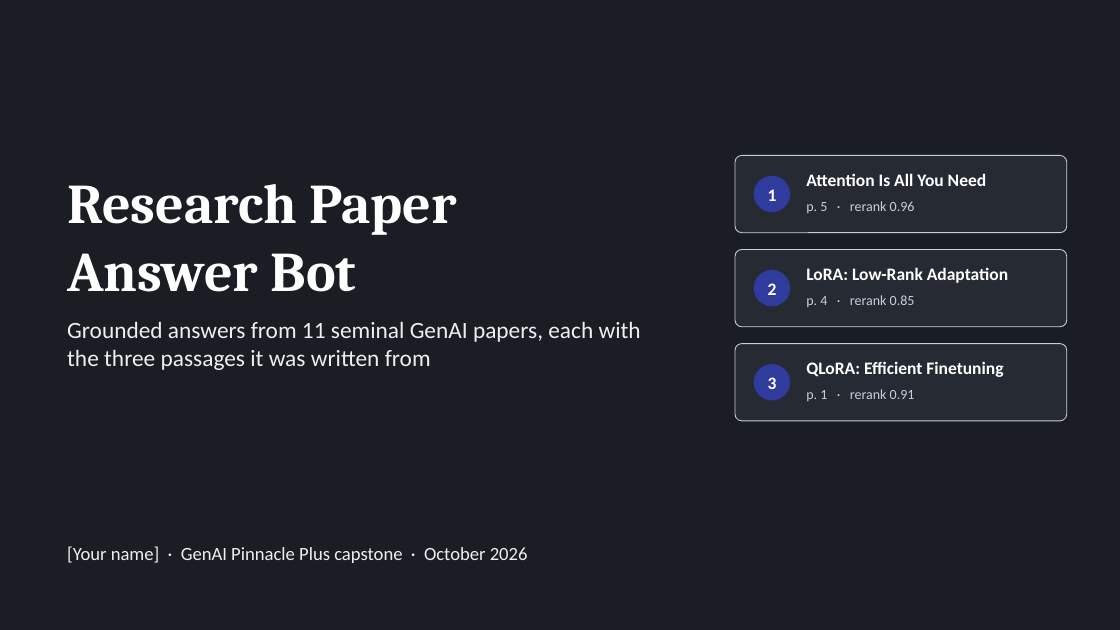
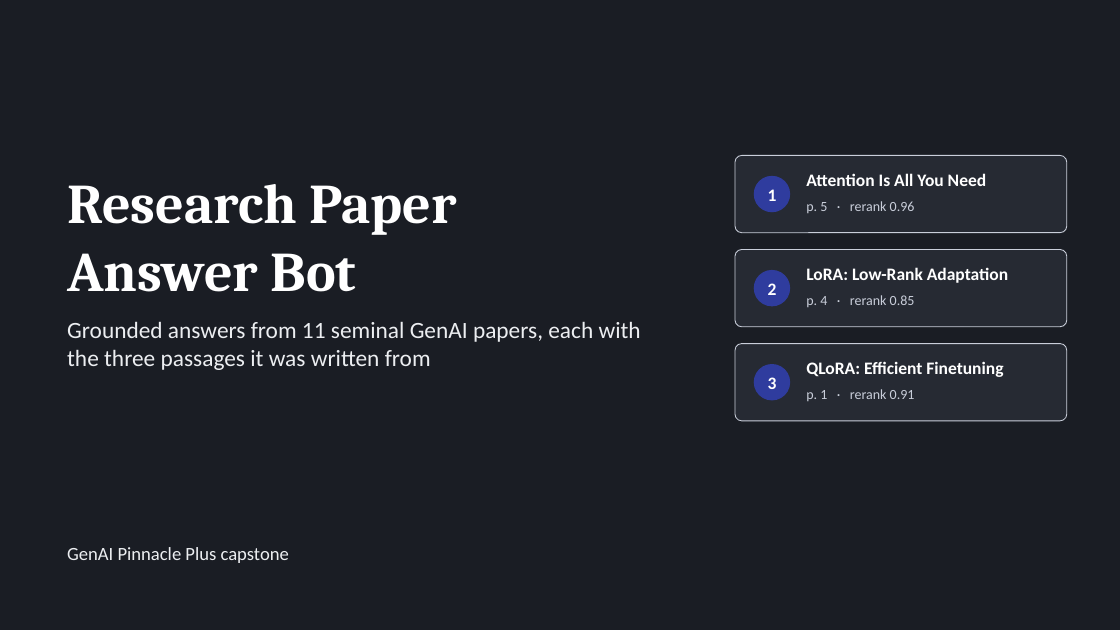
Before and after one commit to AHILL-0121/Research-Paper-Answer-Bot, a slide deck: slide 1 of slides/Research-Paper-Answer-Bot.pptx. Drawn at 1120x630 pixels with LibreOffice and Linux fonts; fonts in the diff are those of the drawing. Boxes give left, top, right and bottom in pixels: in the first picture for what was removed or moved away, otherwise in the second. Text is boxed around its words. In the diff, an @@ line names an element or a change of style, - is before the commit and + after.

```diff
--- a/slides/Research-Paper-Answer-Bot.pptx
+++ b/slides/Research-Paper-Answer-Bot.pptx
@@ text at (x1=67, y1=547, x2=289, y2=563): text changed @@
-[Your name] · GenAI Pinnacle Plus capstone · October 2026
+GenAI Pinnacle Plus capstone
```
Also in this commit, not shown: 2 other slides changed.
